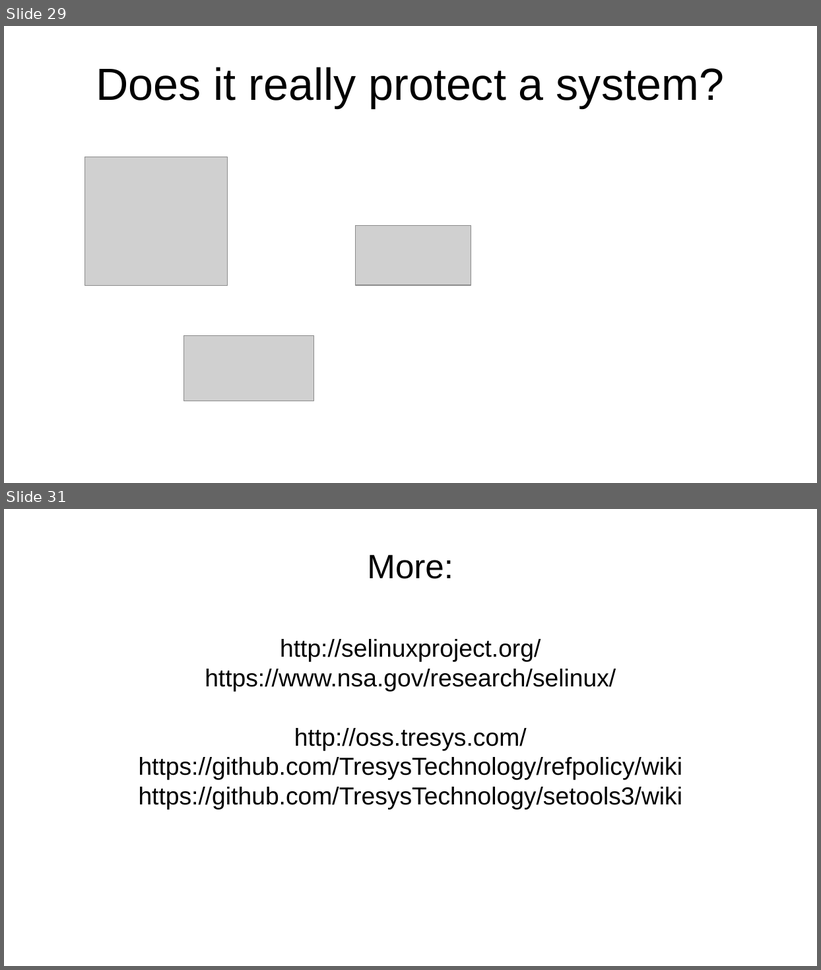
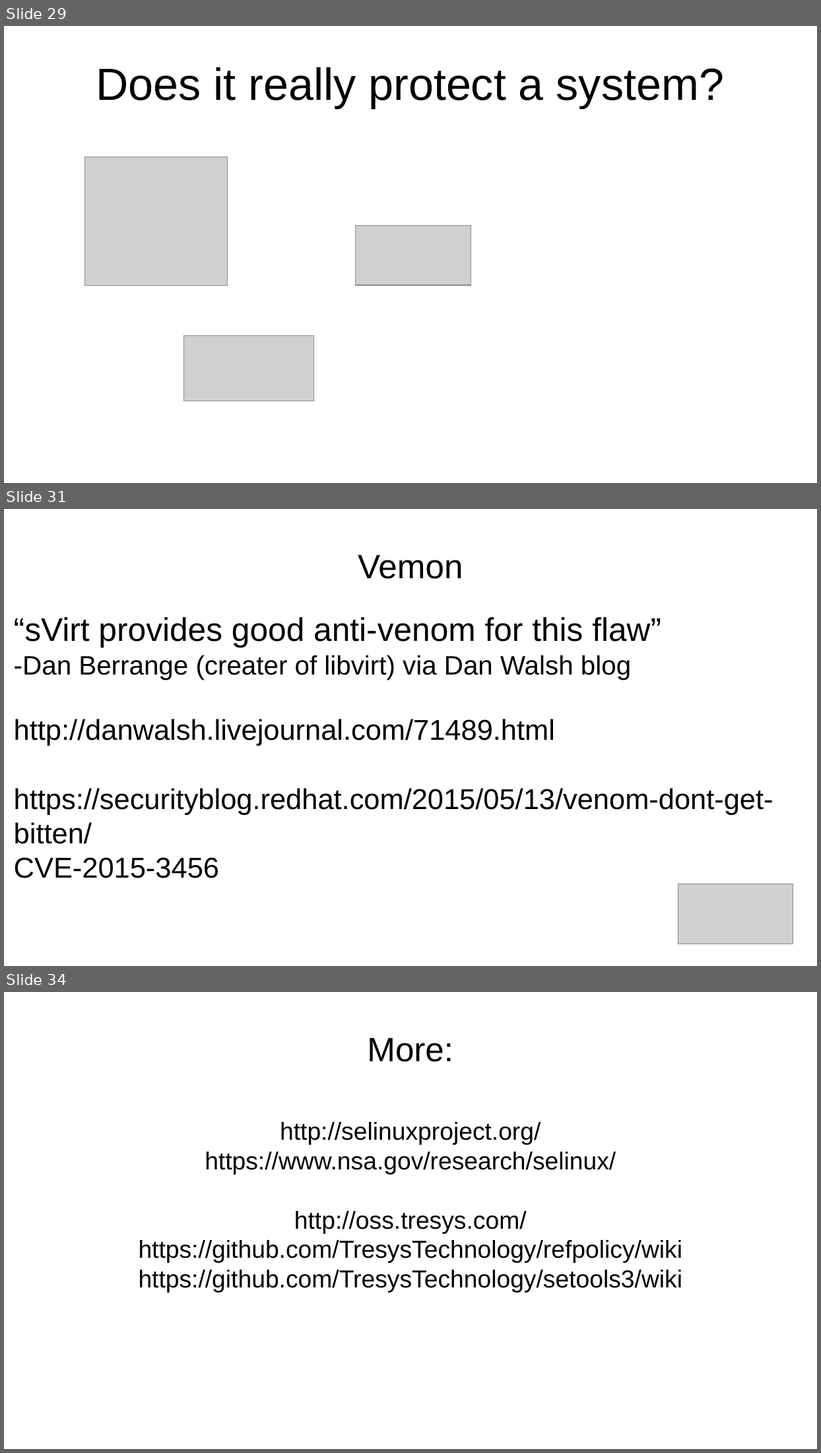
Before and after one commit to laubersm/LauberSolutions, a slide deck: SELinux/ItsAboutTheLabels-screen16-9.odp. Shown one above the other, each under a label of ours: slides 29 and 31 before the commit, slides 29, 31 and 34 after it; the slides between them are not shown. The pictures are 821x970 and 821x1453 pixels, drawn with LibreOffice and Linux fonts; fonts in the diff are those of the drawing; grey boxes stand for pictures. Boxes give left, top, right and bottom in pixels: in the first picture for what was removed or moved away, otherwise in the second. Text is boxed around its words. In the diff, an @@ line names an element or a change of style, - is before the commit and + after.

```diff
--- a/SELinux/ItsAboutTheLabels-screen16-9.odp
+++ b/SELinux/ItsAboutTheLabels-screen16-9.odp
@@ slide 31 added at <box>4,509,817,966</box>, background #FFFFFF @@
@@ title added at <box>358,555,463,579</box>, 33 pt, text #000000 @@
+Vemon
@@ text added at <box>14,617,774,879</box>, 28 pt, text #000000 @@
+“sVirt provides good anti-venom for this flaw”
+-Dan Berrange (creater of libvirt) via Dan Walsh blog
+http://danwalsh.livejournal.com/71489.html
+https://securityblog.redhat.com/2015/05/13/venom-dont-get-bitten/
+CVE-2015-3456
@@ picture added at <box>679,885,793,945</box> @@
@@ what was slide 31 is now slide 34 @@
```
Also in this commit, not shown: 10 slides changed, 2 other slides added.
